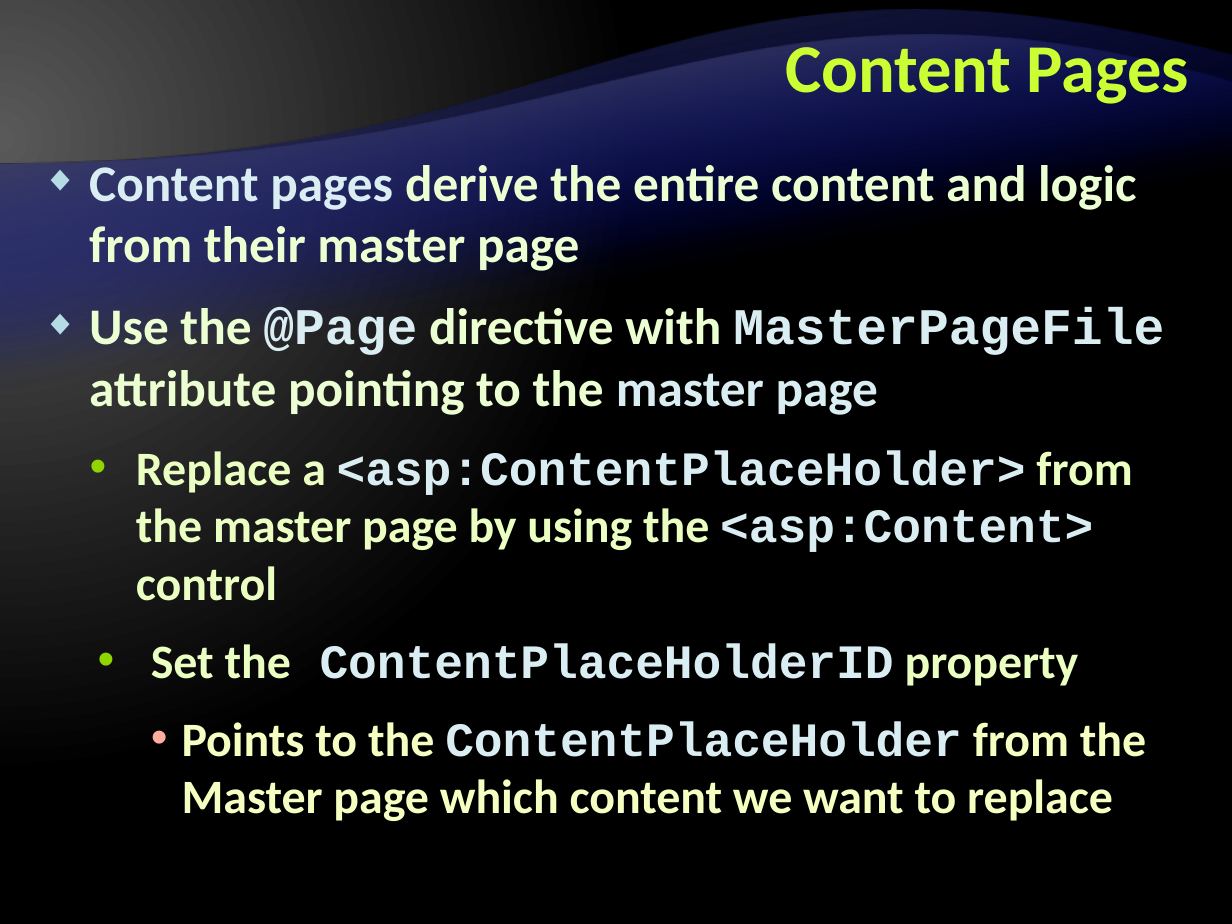
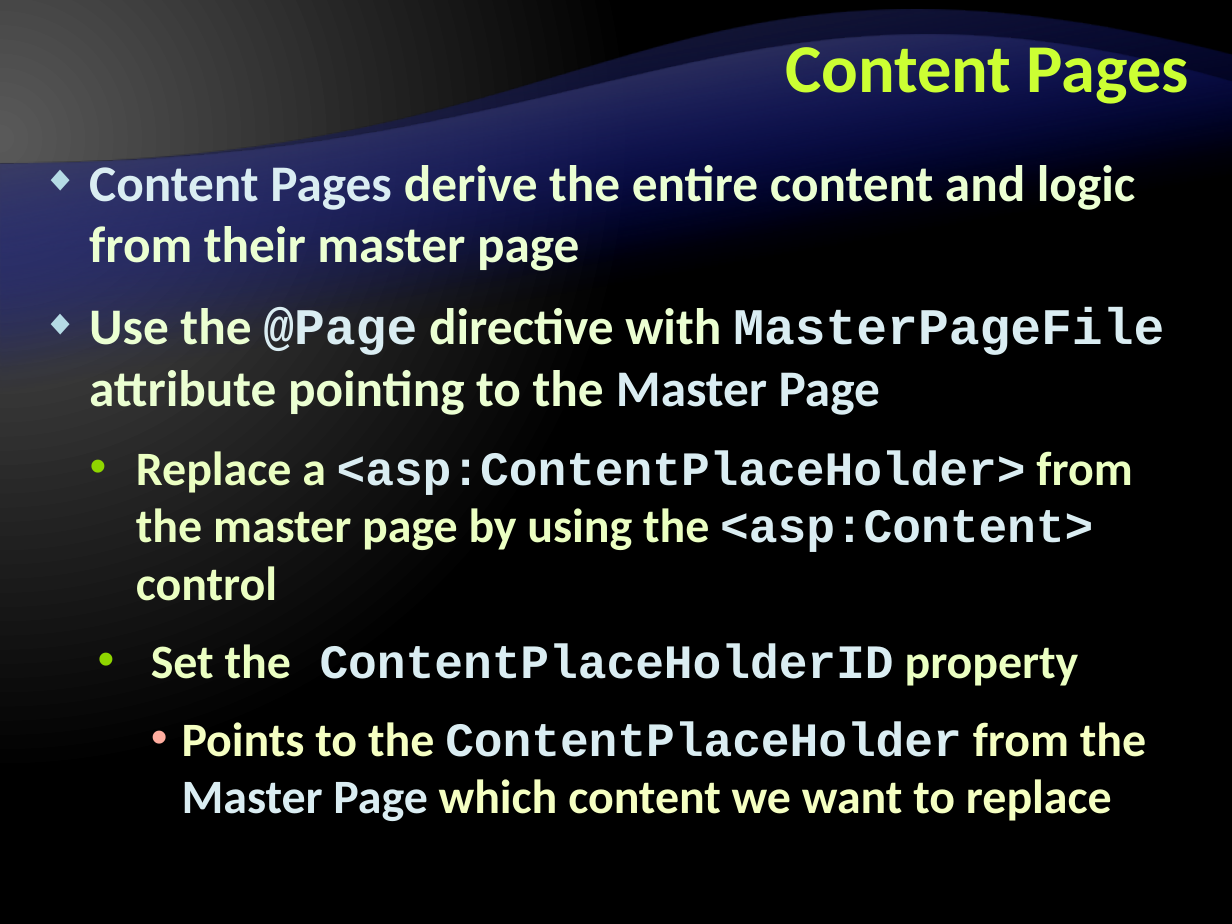
Before and after one commit to Graveheart/aspnetcourse, a slide deck: slide 8 of 2010/lectures/11. User-Controls-and-Master-Pages.pptx. Drawn at 1232x924 pixels with LibreOffice and Linux fonts; fonts in the diff are those of the drawing; background and template pictures are left out. Boxes give left, top, right and bottom in pixels: in the first picture for what was removed or moved away, otherwise in the second. Text is boxed around its words. In the diff, an @@ line names an element or a change of style, - is before the commit and + after.

```diff
--- a/2010/lectures/11. User-Controls-and-Master-Pages.pptx
+++ b/2010/lectures/11. User-Controls-and-Master-Pages.pptx
@@ text at (89, 160, 1164, 415): text changed @@
-◆ Content pages derive the entire content and logic from their master page
-◆ Use the @Page directive with MasterPageFile attribute pointing to the master page
+◆ Content Pages derive the entire content and logic from their master page
+◆ Use the @Page directive with MasterPageFile attribute pointing to the Master Page
@@ text at (182, 722, 1146, 821): text changed @@
-    • Points to the ContentPlaceHolder from the Master page which content we want to replace
+    • Points to the ContentPlaceHolder from the Master Page which content we want to replace
```
Also in this commit, not shown: 7 other slides changed, 1 other file.
